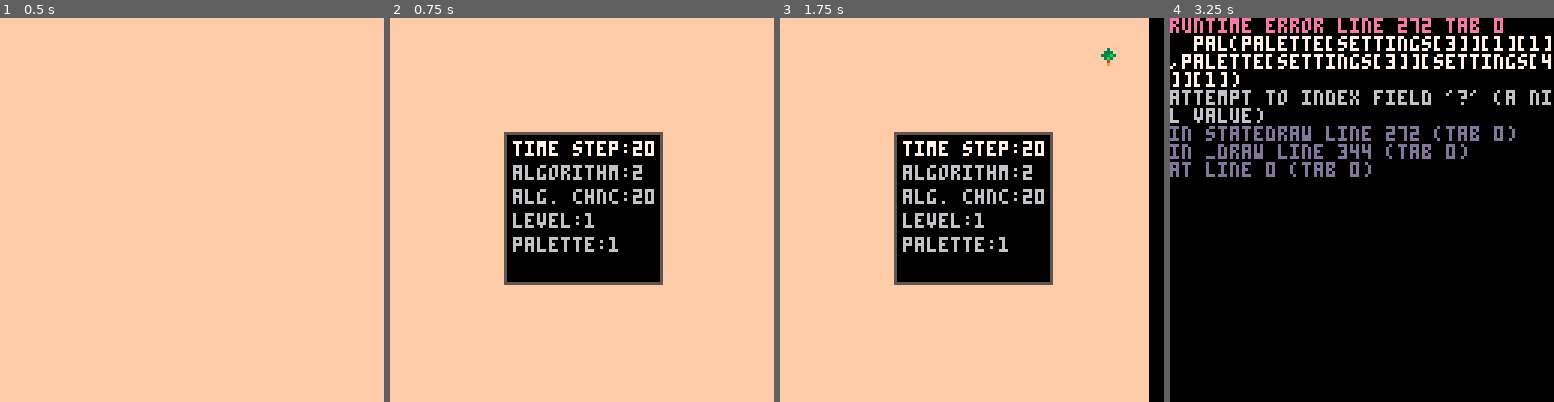
Above: before the commit, frames 1-4 (left to right).
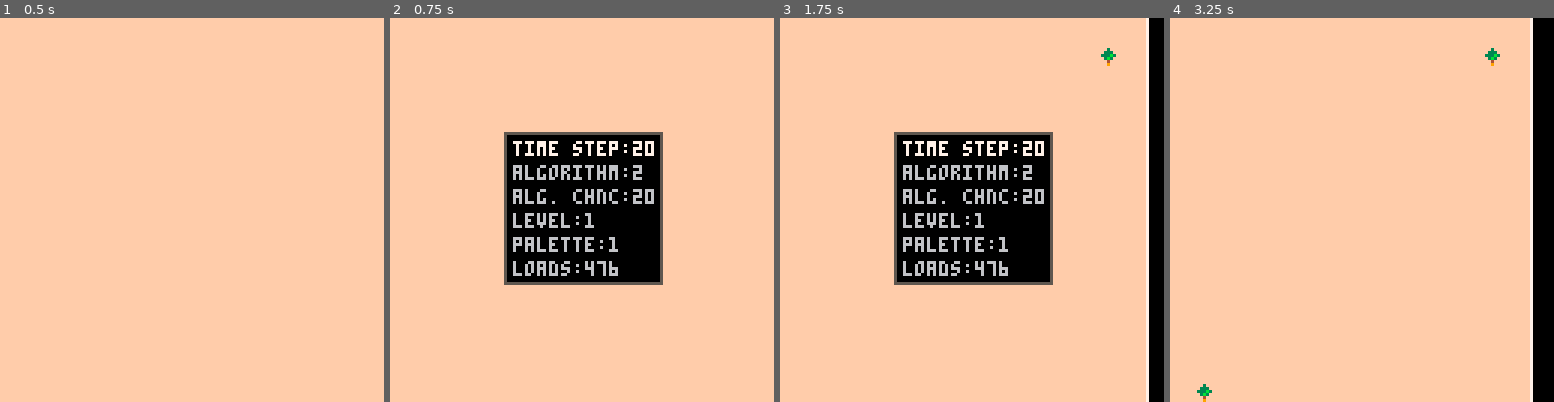
Above: after the commit, the same moments.

Repository: arnodick/castle
Game: PICO-8 cartridge forestfire.p8
Same seed, same stepped clock (60 frames per second), same inputs: the game is played once before the commit and once after it.
Inputs:
- Up to frame 1 (0.5 s): tap X (X key) at 0.33 s
- Up to frame 2 (0.75 s): tap O (Z key) at 0.7 s
- Up to frame 3 (1.75 s): tap X (X key) at 1.07 s; hold Right from 1.6 s (still down); tap O (Z key) at 1.7 s
- Up to frame 4 (3.25 s): tap X (X key) at 1.85, 2.97 s; release Right at 2.1 s; tap O (Z key) at 2.1, 2.5, 2.9 s; hold Up 2.15-2.42 s; hold Right 2.47-3.03 s; hold Left from 3.08 s (still down)

Frame 1 is identical in both runs. In frame 2, 0.5% of the frame differs, in the area x 32-60%, y 63-68%; in frame 3, 1.3%; in frame 4, 95%, in the area x 0-100%, y 0-100%.
Error before the commit: runtime error line 272 tab 0; pal(palette[settings[3]][1][1],palette[settings[3]][settings[4]][1]); attempt to index field '?' (a nil value)

Commit message:
fixed weird sprite loading shit

Diff:
--- a/forestfire.p8
+++ b/forestfire.p8
@@ -27,6 +27,7 @@
 	debug_l[14]="exti prob:"..probs[3]
 	debug_l[15]="deco prob:"..probs[4]
 	debug_l[16]="dest prob:"..probs[5]
+	debug_l[17]="loads:"..settings[5]
 end
 
 function rndint(n)
@@ -101,7 +102,7 @@
 		end
 		settings[m.sel]=clampoverflow(settings[m.sel],0,1000)
 		if m.sel==3 then
-			reload(1*32,(1+settings[3]*16)*32,440)
+			reload(0,(settings[3]*16)*32,settings[5])
 			pal()
 		end
 	end
@@ -143,9 +144,9 @@
 
 function processcell(x,y,cell,chance)
 	if rndint(1000)<=chance then
-		cell=clampoverflow(cell+1,0,5)
+		cell=clampoverflow(cell+1,0,6)
 		mset(x,y,cell)
-		if cell==3 or cell==2 then
+		if cell==2 or cell==3 then
 			sfx(cell)
 		end
 	end
@@ -155,36 +156,19 @@
 	for y=0,mh-1 do
 		for x=0,mw-1 do
 			local cell=mget(x,y)
-			if cell==63 then
-				mset(x,y,3)
-				sfx(3)
-			else
-				local chance=probs[cell]
-				if cell==0 then
-					if settings[1]==2 then
-						if checkneighbours(x,y,2)>0 then
-							chance=settings[2]
-						end
+			local chance=probs[cell]
+			if cell==0 then
+				if settings[1]==2 then
+					if checkneighbours(x,y,2)>0 then
+						chance=settings[2]
 					end
-				elseif cell==2 then
-					if checkneighbours(x,y,3)>0 then
-						cell=63
-						mset(x,y,cell)
-					end
---					local ne=checkneighbours(x,y,3)
---					if ne==1 then
-						--chance=1000
---						cell=63
---						mset(x,y,cell)
---					elseif ne==2 then
---						cell=63
---						mset(x,y,cell)
---					end
 				end
-				if cell!=63 then
-			 	processcell(x,y,cell,chance)
+			elseif cell==2 then
+				if checkneighbours(x,y,4)>0 then
+					chance=1000
 				end
 			end
+			processcell(x,y,cell,chance)
 		end
 	end
 end
@@ -225,6 +209,7 @@
 	settings[2]=20--alg chance
 	settings[3]=1--level
 	settings[4]=1--pallette
+	settings[5]=476--load length
 
 	stitles={}
 	stitles[0]="time step:"
@@ -232,22 +217,25 @@
 	stitles[2]="alg. chnc:"
 	stitles[3]="level:"
 	stitles[4]="palette:"
+	stitles[5]="loads:"
 
 	probs={}
 	probs[0]=2
 	probs[1]=100
 	probs[2]=3
 	probs[3]=1000
-	probs[4]=200
+	probs[4]=1000
 	probs[5]=200
+	probs[6]=200
 
 	titles={}
 	titles[0]="sprout: "
 	titles[1]="grow  : "
 	titles[2]="ignite: "
-	titles[3]="exting: "
-	titles[4]="decomp: "
-	titles[5]="disapp: "
+	titles[3]="bern  : "
+	titles[4]="exting: "
+	titles[5]="decomp: "
+	titles[6]="disapp: "
 
 	if s==1 then
 		music(0)
@@ -278,7 +266,7 @@
 --		pal(8,11)
 		rectfill(0,0,screenw,screenh,levels[settings[3]].c)
 		map(0,0,0,0,mapw,maph)
---		rect    (0,0,screenw-1,screenh-1,7)
+		rect    (-1,-1,screenw,screenh,7)
 		foreach(menus,drawmenu)
 		if debug then
 			for a=1,#debug_l do
@@ -295,12 +283,6 @@
 			state_i(state)
 		end
 	elseif s==2 then
---		if btnp(4) then
---			timestep+=1
---		elseif btnp(5) then
---			timestep-=1
---		end
-
 		if menus[1]==nil then
 			local dire=direction(btn())
 			for a=1,2 do
Not shown, changed: 48 lines of the sprite sheet (__gfx__) section of forestfire.p8
